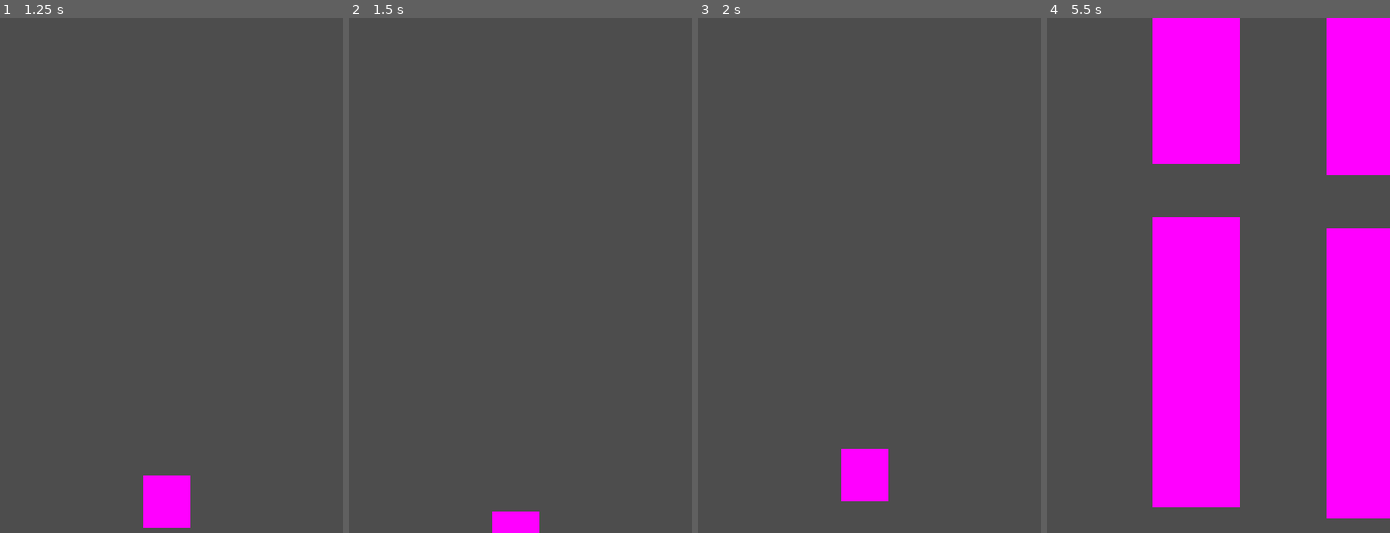
Above: before the commit, frames 1-4 (left to right).
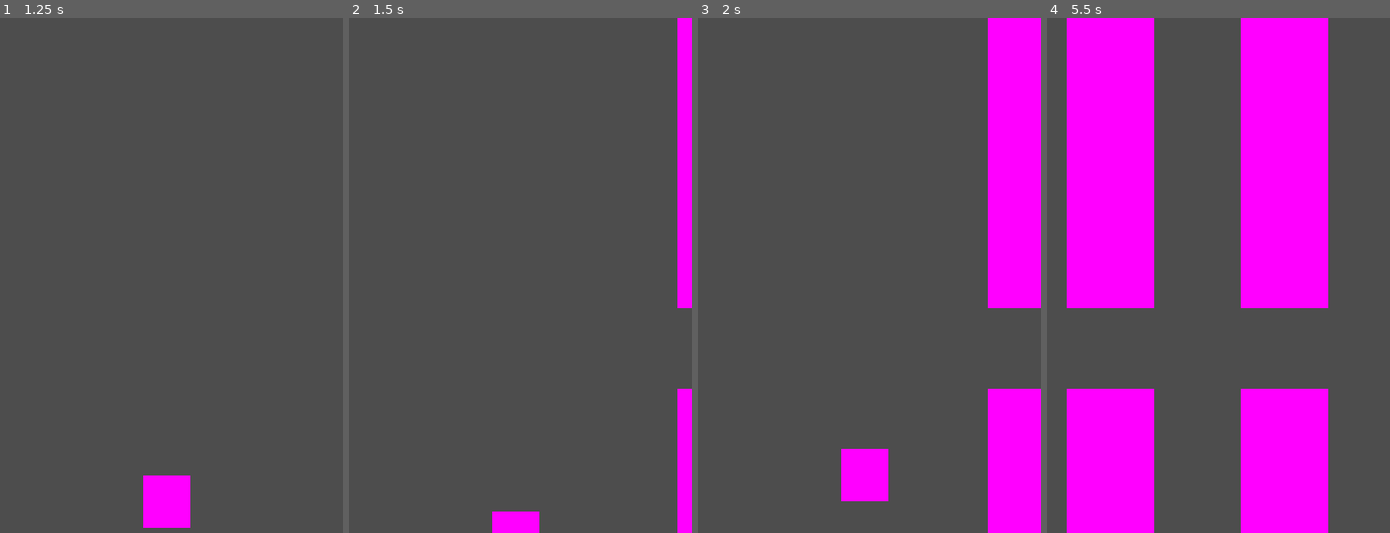
Above: after the commit, the same moments.

Repository: davidward462/flappy-bird
Game: Godot game, scene res://scenes/game.tscn
The game is run twice, just before and just after one commit, with the same random seed, the same clock (stepped at 60 frames per second) and the same inputs.
Inputs:
- Up to frame 1 (1.25 s): tap Space (jump) at 0.77 s
- Up to frame 2 (1.5 s): hold Down (ui_down) from 1.28 s (still down)
- Up to frame 3 (2 s): keep holding Down (ui_down); tap Space (jump) at 1.52 s
- Up to frame 4 (5.5 s): release Down (ui_down) at 2.03 s; tap Space (jump) at 3.02, 3.77, 4.52 s; hold Down (ui_down) from 3.53 s (still down)

Frame 1 is identical in both runs. In frame 2, 3.6% of the frame differs, in the area x 95-100%, y 0-100%; in frame 3, 13%; in frame 4, 79%, in the area x 5-100%, y 0-100%.

Commit message:
spawn wall_set instead of wall

Diff:
--- a/scripts/game.gd
+++ b/scripts/game.gd
@@ -1,24 +1,18 @@
 extends Node
 
 var rng = RandomNumberGenerator.new()
-var wall_scene = preload("res://scenes/wall.tscn")
-var wall_spawn_x_pos = 500
+var wall_set_scene = preload("res://scenes/wall_set.tscn")
+var wall_spawn_x_pos = 400
 
 # Called when the node enters the scene tree for the first time.
 func _ready() -> void:
 	randomize()
 
-func create_wall()  -> void:
-	# create upper and lower parts
-	var center_height = randf_range(-200, 200)
-	#var center_height = 0
-
-	create_block(wall_spawn_x_pos, center_height)
-	create_block(wall_spawn_x_pos, center_height+400)
-
-func create_block(x_pos, y_pos) -> void:
+func create_wall(x_pos, y_pos)  -> void:
+	#var center_height = randf_range(-200, 200)
+	var center_height = 0
 	# create instance
-	var instance = wall_scene.instantiate()
+	var instance = wall_set_scene.instantiate()
 	add_child(instance)
 	# set position
 	instance.position.x = x_pos
@@ -29,4 +23,4 @@
 
 	# for testing only
 	if Input.is_action_just_pressed("ui_down"):
-		create_wall()
+		create_wall(wall_spawn_x_pos, 0)
